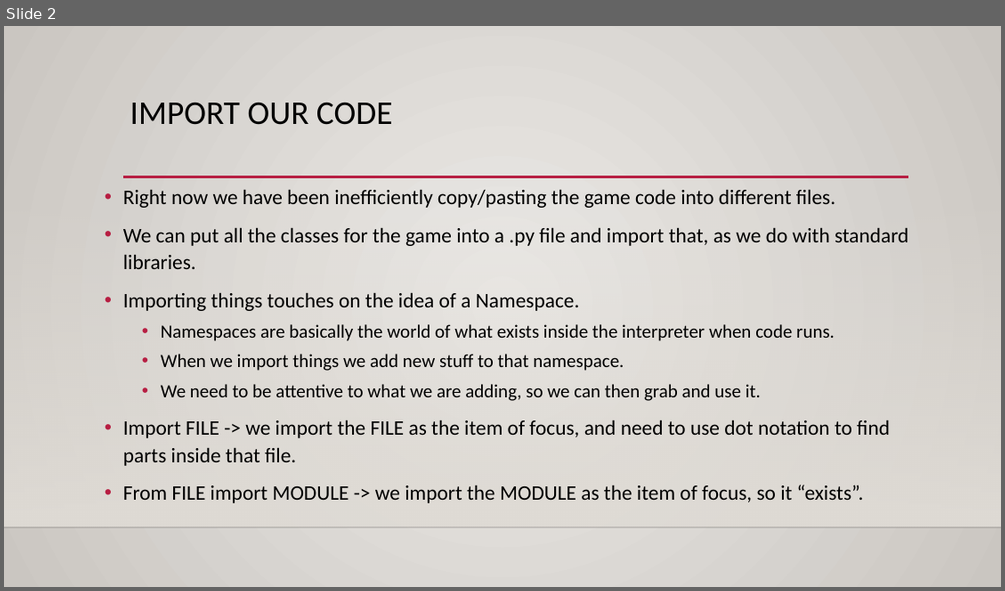
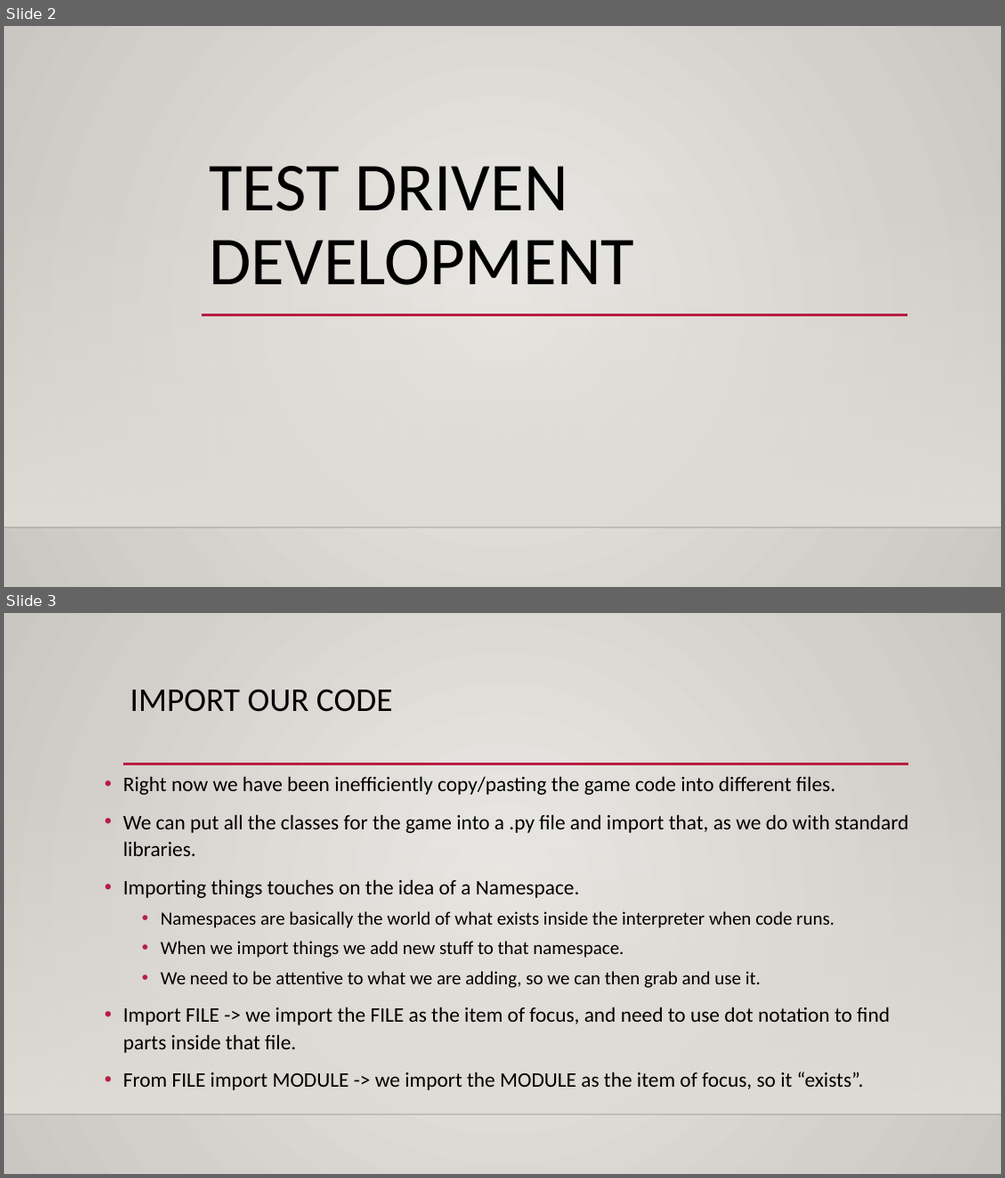
Before and after one commit to okohnkay/Programming_Basics_for_ML, a slide deck: course_material/slides/019_test_driven.pptx. Shown one above the other, each under a label of ours: slide 2 before the commit, slides 2 and 3 after it. The pictures are 1005x591 and 1005x1178 pixels, drawn with LibreOffice and Linux fonts; fonts in the diff are those of the drawing; background and template pictures are left out. Boxes give left, top, right and bottom in pixels: in the first picture for what was removed or moved away, otherwise in the second. Text is boxed around its words. In the diff, an @@ line names an element or a change of style, - is before the commit and + after.

```diff
--- a/course_material/slides/019_test_driven.pptx
+++ b/course_material/slides/019_test_driven.pptx
@@ slide 2 added at box(4, 26, 1001, 587), background gradient #ECEAE7 to #CAC7C1; not listed: 2 template elements that a slide beside it also shows @@
@@ title added at box(210, 166, 635, 285), 66 pt, text #000000 @@
+TEST DRIVEN DEVELOPMENT
@@ line added from (202, 314) to (908, 314), #B71E42 2.5 pt @@
@@ what was slide 2 is now slide 3 @@
```
Also in this commit, not shown: 1 other slide added, 1 slide removed, 13 other files.
